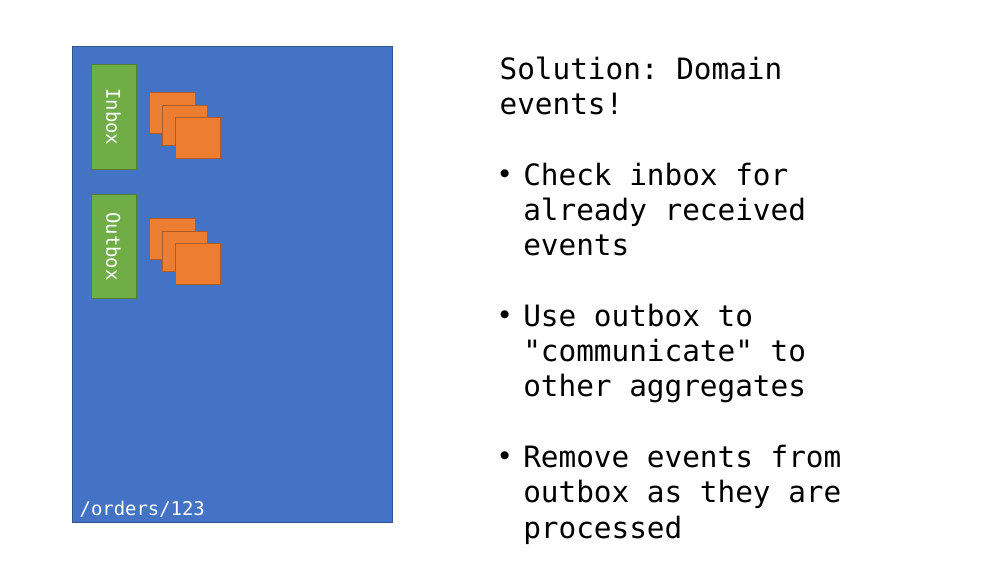
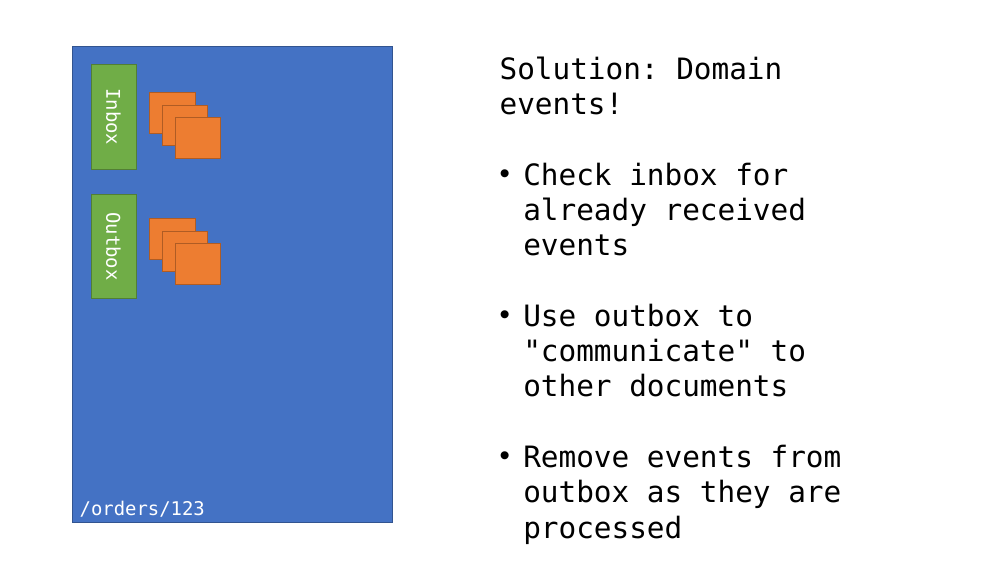
Before and after one commit to jbogard/presentations, a slide deck: slide 51 of FromSQLtoAzureCosmosDB/FromSQLtoAzureCosmosDB.pptx. Drawn at 1008x567 pixels with LibreOffice and Linux fonts; fonts in the diff are those of the drawing. Boxes give left, top, right and bottom in pixels: in the first picture for what was removed or moved away, otherwise in the second. Text is boxed around its words. In the diff, an @@ line names an element or a change of style, - is before the commit and + after.

```diff
--- a/FromSQLtoAzureCosmosDB/FromSQLtoAzureCosmosDB.pptx
+++ b/FromSQLtoAzureCosmosDB/FromSQLtoAzureCosmosDB.pptx
@@ text at (523,303,806,397): text changed @@
-• Use outbox to "communicate" to other aggregates
+• Use outbox to "communicate" to other documents
```
Also in this commit, not shown: 19 other slides changed, 26 other files.
